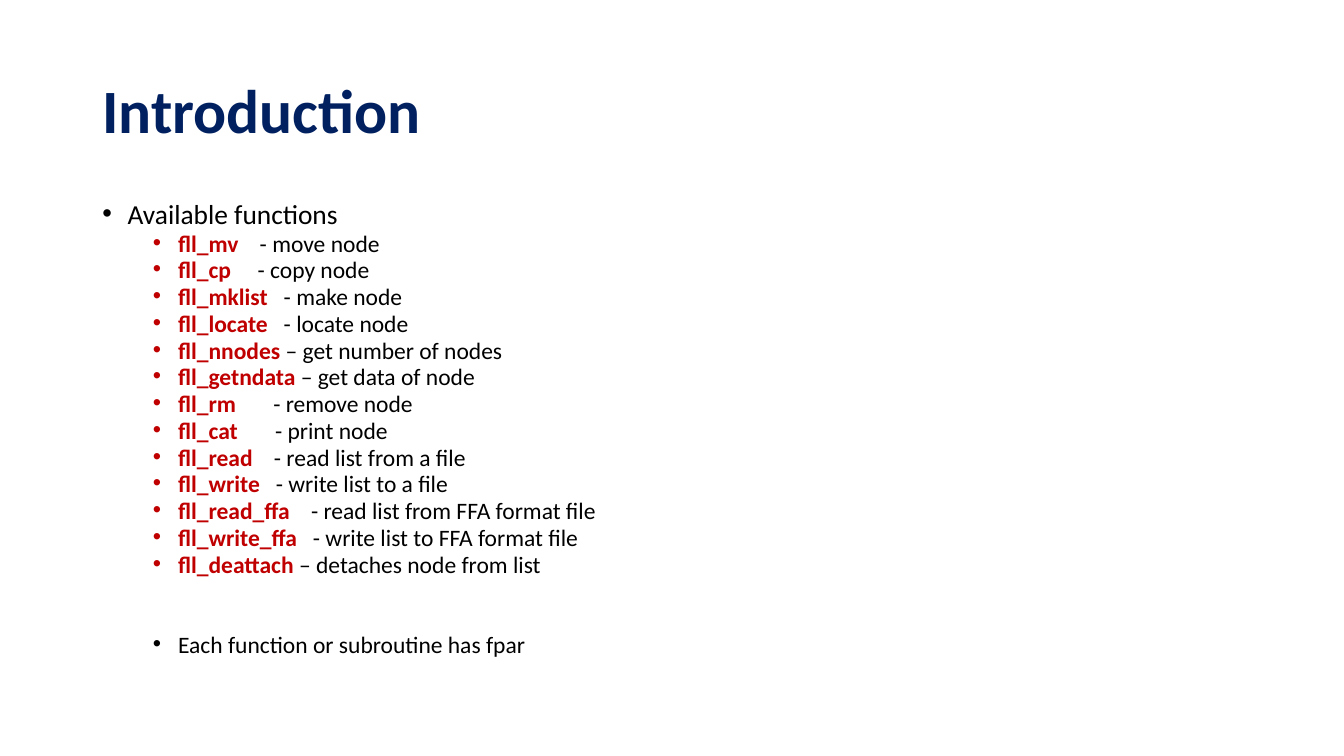
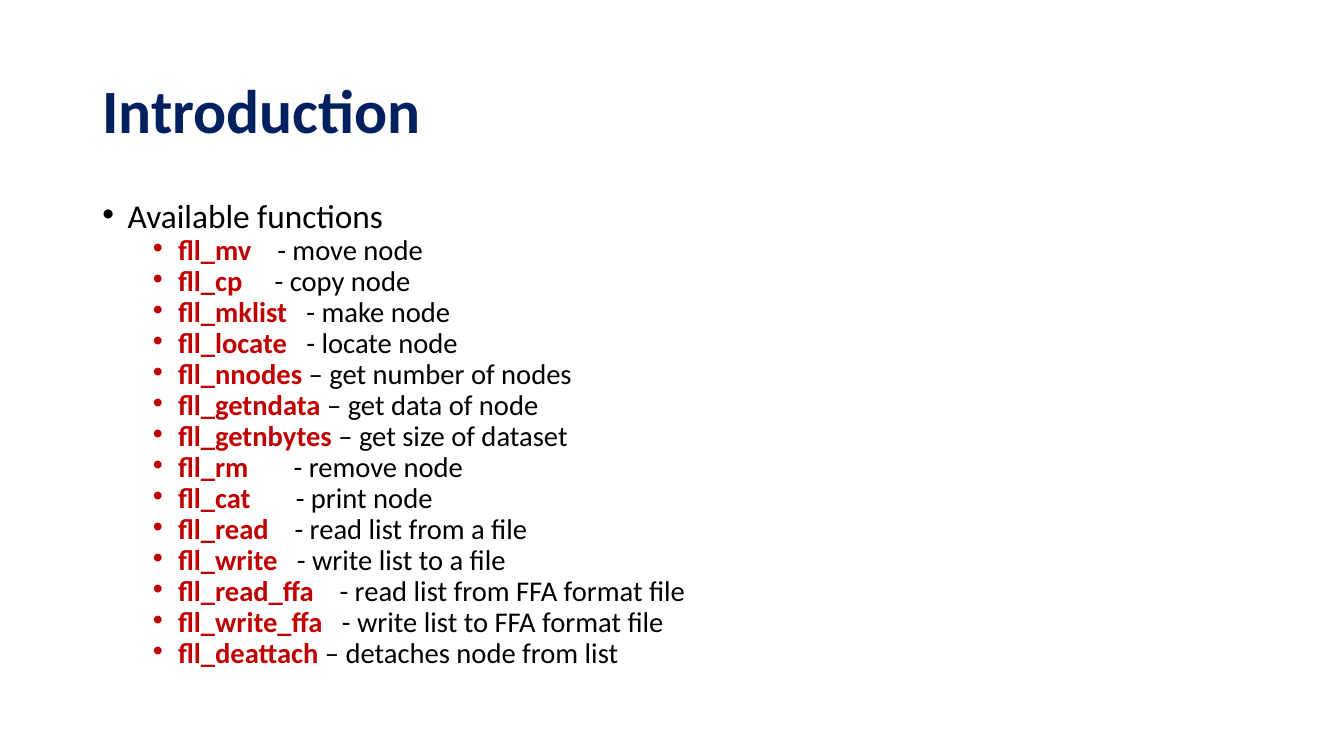
Before and after one commit to ZedThree/fort_depend.py, a slide deck: slide 6 of fll–FortranLinkedListLibrary.pptx. Drawn at 1344x756 pixels with LibreOffice and Linux fonts; fonts in the diff are those of the drawing. Boxes give left, top, right and bottom in pixels: in the first picture for what was removed or moved away, otherwise in the second. Text is boxed around its words. In the diff, an @@ line names an element or a change of style, - is before the commit and + after.

```diff
--- a/fll–FortranLinkedListLibrary.pptx
+++ b/fll–FortranLinkedListLibrary.pptx
@@ text at bbox=[128, 205, 685, 667]: size 19.6 to 23.8 pt in "Available functions"; size 16.8 to 20.4 pt in "fll_mv - move node", "fll_cp - copy node", "fll_mklist - make node", "fll_locate - locate node" and 9 more places @@
@@ text at bbox=[178, 426, 567, 451]: paragraph added @@
+  • fll_getnbytes – get size of dataset
@@ text at bbox=[178, 636, 525, 657]: paragraph removed @@
-  • Each function or subroutine has fpar
```
Also in this commit, not shown: 1 other slide changed, 9 slides added, 1 other file.
